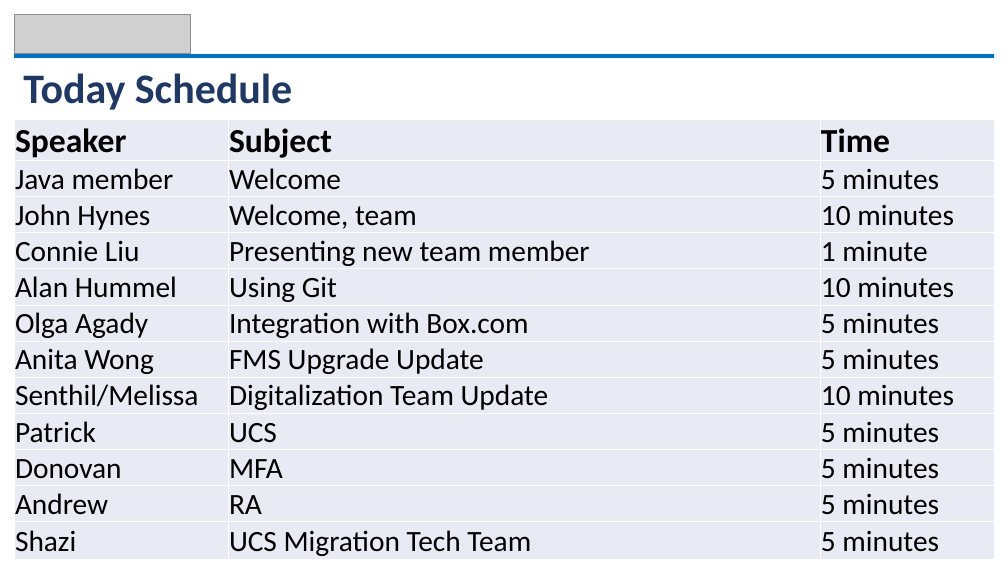
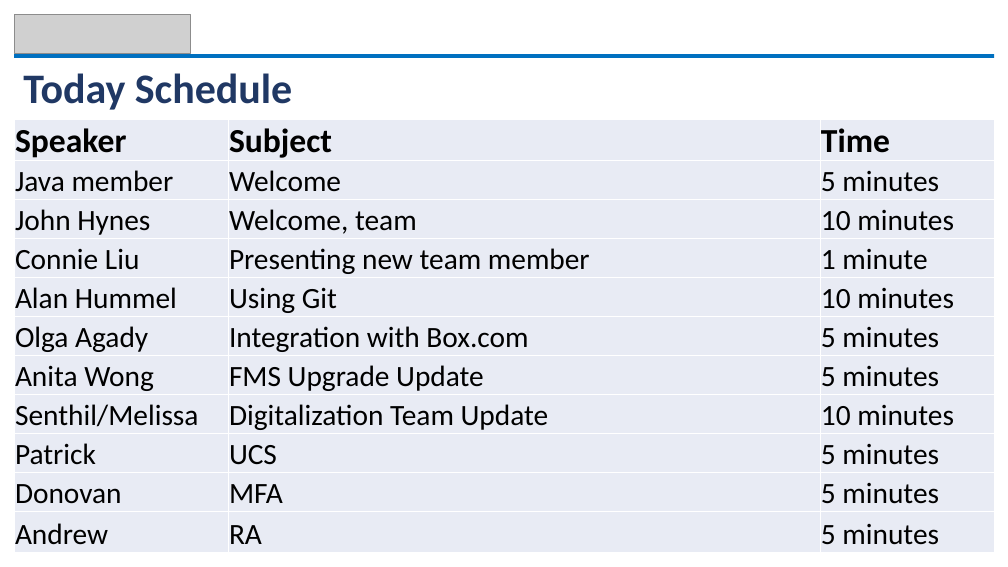
Before and after one commit to alanhummel/ISTeamUpdate, a slide deck: slide 2 of IS Team Updates - November 22.pptx. Drawn at 1008x567 pixels with LibreOffice and Linux fonts; fonts in the diff are those of the drawing; grey boxes stand for pictures. Boxes give left, top, right and bottom in pixels: in the first picture for what was removed or moved away, otherwise in the second. Text is boxed around its words. In the diff, an @@ line names an element or a change of style, - is before the commit and + after.

```diff
--- a/IS Team Updates - November 22.pptx
+++ b/IS Team Updates - November 22.pptx
@@ table at <box>14,119,994,553</box> @@
-row 12: Shazi | UCS Migration Tech Team | 5 minutes
```
Also in this commit, not shown: 2 other files.
